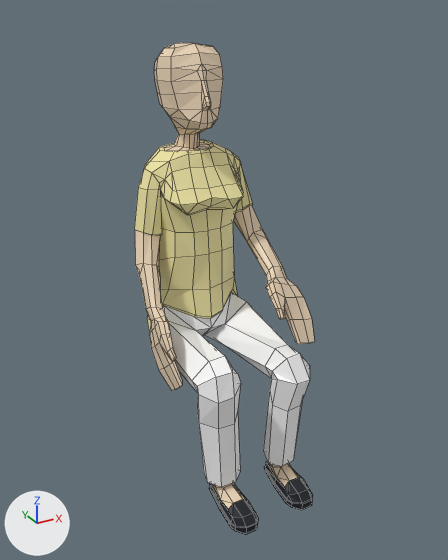
The Blender file BlenderFiles/People/LowPolyCrowd/LPC_WomanSitting.blend as it was, and as the next commit left it.
Camera for both pictures: a camera (50 mm lens) standing at (-0.665, -1.064, 1.144) and looking at (0.005, 0.155, 0.534). Every picture has the same lights, and +X, +Y and +Z are marked at lower left. The first picture is the older version. Mesh edges are drawn as thin lines.

In view in the first picture: 'Female_Sitting'.
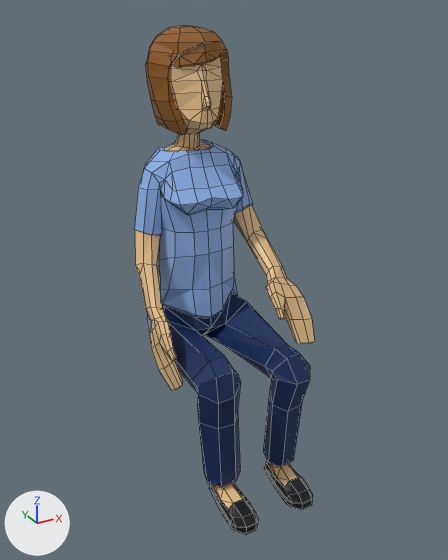
Patch to the scene script:
```diff
--- a/BlenderFiles/People/LowPolyCrowd/LPC_WomanSitting.blend.py
+++ b/BlenderFiles/People/LowPolyCrowd/LPC_WomanSitting.blend.py
@@ me_cylinder_005 @@
 # used by ob_female_sitting; location = (0.0, 0.0, 0.0)
-me_cylinder_005.from_pydata(...)  # 680 vertices, 732 faces; spans x -0.185..0.184, y -0.116..0.424, z -0.004..1.069
+me_cylinder_005.from_pydata(...)  # 870 vertices, 935 faces; spans x -0.185..0.184, y -0.116..0.449, z -0.004..1.105
+# me_cylinder_005 part 1: a new loose piece of 190 vertices spanning x -0.088..0.104, y 0.244..0.449, z 0.872..1.105, in mat_material_001 (picture img_crowd_texture_psd)
+# me_cylinder_005 part 2: 732 kept faces spanning x -0.185..0.184, y -0.116..0.424, z -0.004..1.069 get new texture (UV) coordinates
 me_cylinder_005.materials.append(mat_material_001)
```

What differs and where, as boxes (x1, y1, x2, y2) in the pictures (448 x 560 px):
'Female_Sitting', reshaped: before (134, 43, 315, 534); after (134, 26, 315, 534)
part 1 of me_cylinder_005, added (brown): after (146, 26, 232, 135)
part 2 of me_cylinder_005, surface changed (darker): before (134, 43, 315, 518); after (134, 56, 315, 518)
